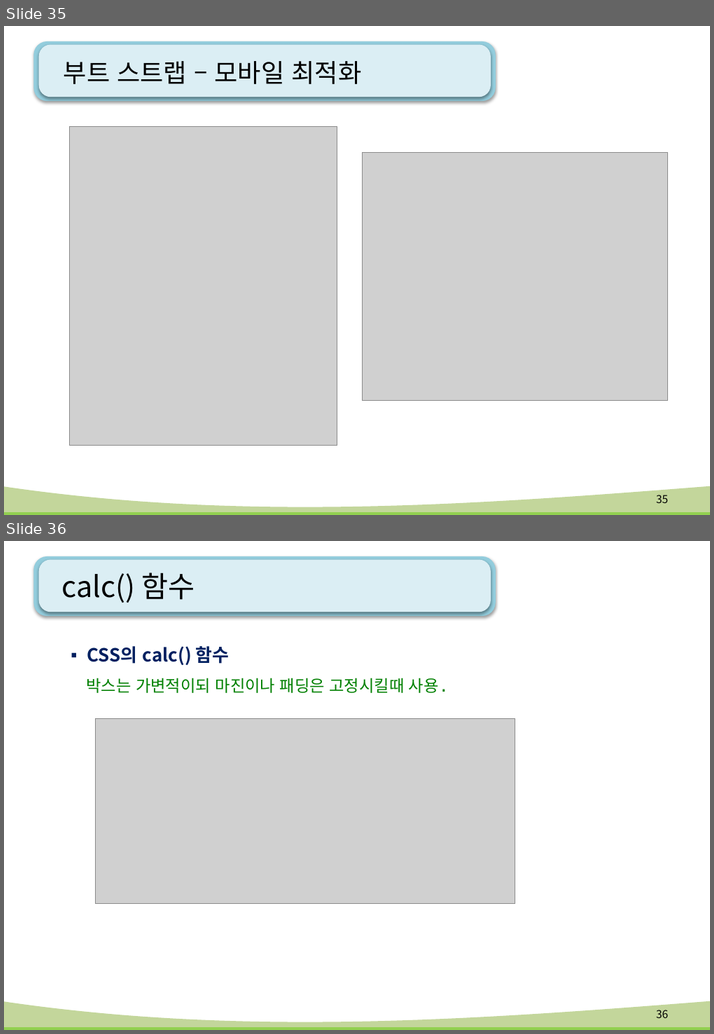
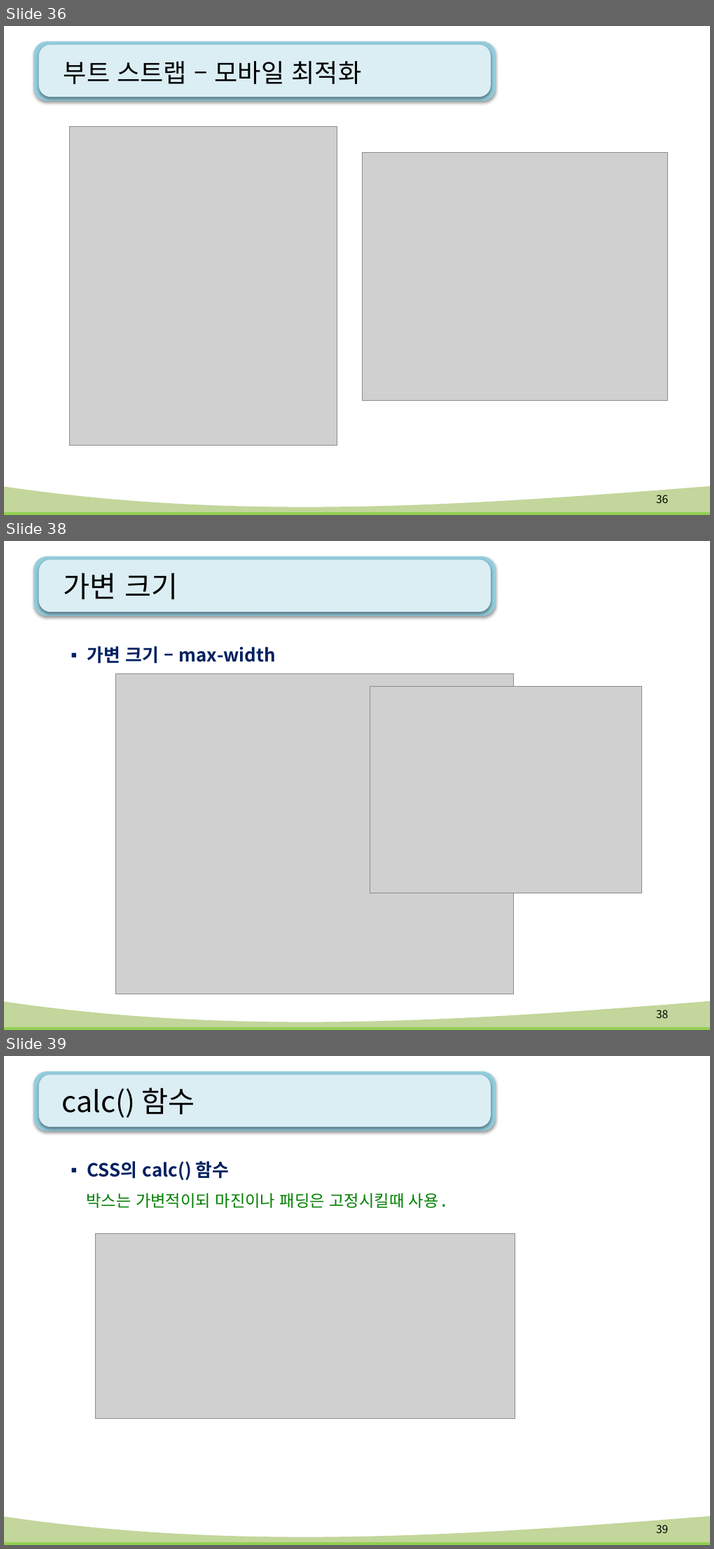
Before and after one commit to kiyongee2/green_project_web, a slide deck: html-css_ppt/12강. flex(플렉스).pptx. Shown one above the other, each under a label of ours: slides 35 and 36 before the commit, slides 36, 38 and 39 after it; the slides between them are not shown. The pictures are 714x1034 and 714x1549 pixels, drawn with LibreOffice and Linux fonts; fonts in the diff are those of the drawing; grey boxes stand for pictures; background and template pictures are left out. Boxes give left, top, right and bottom in pixels: in the first picture for what was removed or moved away, otherwise in the second. Text is boxed around its words. In the diff, an @@ line names an element or a change of style, - is before the commit and + after.

```diff
--- a/html-css_ppt/12강. flex(플렉스).pptx
+++ b/html-css_ppt/12강. flex(플렉스).pptx
@@ slide 38 added at <box>4,541,710,1030</box>, background #FFFFFF; not listed: 4 template elements that a slide beside it also shows @@
@@ title added at <box>63,572,178,600</box>, 32 pt, text #000000 @@
+가변 크기
@@ text added at <box>87,646,276,663</box>, 20 pt, text #002060, bold @@
+▪ 가변 크기 – max-width
@@ picture added at <box>116,674,514,994</box> @@
@@ picture added at <box>370,687,642,893</box> @@
@@ page number added at <box>656,1009,668,1018</box>, 12 pt, text #000000 @@
+38
@@ what was slide 35 is now slide 36 @@
@@ page number at <box>656,494,668,503</box>: text changed @@
-35
+36
@@ what was slide 36 is now slide 39 @@
@@ page number at <box>656,1524,668,1533</box>: text changed @@
-36
+39
```
Also in this commit, not shown: 3 other slides added, 7 other files.
